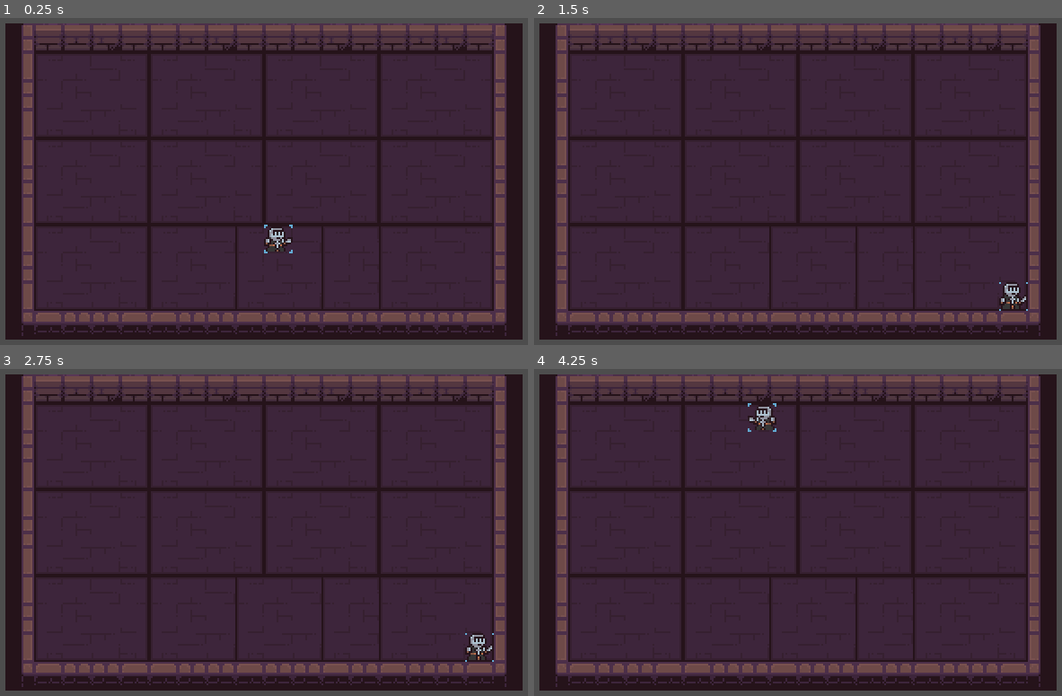
Above: before the commit, frames 1-4 (two rows, left to right).
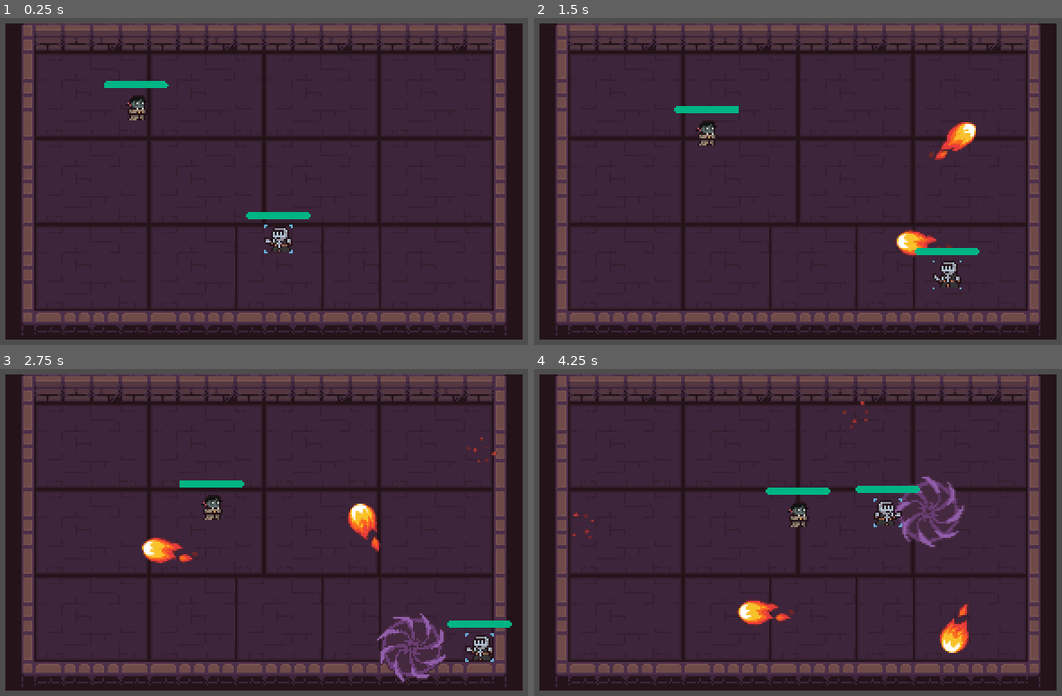
Above: after the commit, the same moments.

Repository: always-hehe-devs/top-down-game
Game: Godot game, scene res://World.tscn
The game is run twice, just before and just after one commit, with the same random seed, the same clock (stepped at 60 frames per second) and the same inputs.
Inputs (mouse positions are in pixels of both pictures, inside the frame that each line leads up to):
- Up to frame 1 (0.25 s): no input
- Up to frame 2 (1.5 s): move the mouse to (930, 155) at 0.52 s; press the mouse at (930, 155) at 0.53 s; hold Right (ui_right) 0.53-1.28 s; move the mouse to (687, 197) at 1.27 s; release the mouse at (687, 197) at 1.28 s; hold Down (ui_down) from 1.28 s (still down); click (687, 197) at 1.35 s
- Up to frame 3 (2.75 s): move the mouse to (327, 434) at 2.02 s; release Down (ui_down) at 2.03 s; press the mouse at (327, 434) at 2.03 s; hold Right (ui_right) from 2.03 s (still down)
- Up to frame 4 (4.25 s): move the mouse to (776, 614) at 2.77 s; release Right (ui_right) at 2.78 s; release the mouse at (776, 614) at 2.78 s; hold Up (ui_up) 2.78-3.53 s; click (776, 614) at 2.85 s; move the mouse to (977, 594) at 3.52 s; press the mouse at (977, 594) at 3.53 s; hold Left (ui_left) from 3.53 s (still down)

The runs differ from the first frame. In frame 1, 1.0% of the frame differs, in the area x 19-59%, y 19-72%; in frame 2, 2.1%; in frame 3, 3.1%; in frame 4, 3.4%, in the area x 7-83%, y 9-87%.

Commit message:
Added damage and spell attacks

Diff:
--- /dev/null
+++ b/FireBall.gd
@@ -0,0 +1,26 @@
+extends Projectile
+
+@onready var impact_detector := $ImpactDetector
+
+func _physics_process(delta):
+	proj_physics_process(delta)
+	if destroy and not sprite.is_playing():
+		queue_free()
+
+func proj_physics_process(delta):
+	position += direction * speed * delta
+
+func on_hit():
+	speed = 0
+	destroy = true
+	on_destroy()
+
+func init_animation():
+	sprite.play("Move")
+
+func on_destroy():
+	sprite.play("Explode")
+
+func _on_impact_detector_body_entered(body):
+	if body.name == 'TileMap':
+		on_hit()
--- /dev/null
+++ b/Fireball.tscn
@@ -0,0 +1,88 @@
+[gd_scene load_steps=16 format=3 uid="uid://bn8scmetgu8ww"]
+
+[ext_resource type="Script" path="res://FireBall.gd" id="1_gbtjb"]
+[ext_resource type="Texture2D" uid="uid://iaogdu3b224y" path="res://assets/effects/fireball/006.png" id="2_wtqwe"]
+[ext_resource type="Texture2D" uid="uid://pflpqguh6nvt" path="res://assets/effects/fireball/007.png" id="3_xmfan"]
+[ext_resource type="Texture2D" uid="uid://dulp15dw4tjui" path="res://assets/effects/fireball/008.png" id="4_tp2s8"]
+[ext_resource type="Texture2D" uid="uid://ckf5kgum641es" path="res://assets/effects/fireball/009.png" id="5_ffjip"]
+[ext_resource type="Texture2D" uid="uid://c7gq4wko424uf" path="res://assets/effects/fireball/010.png" id="6_8ob30"]
+[ext_resource type="Texture2D" uid="uid://c18gkc63784in" path="res://assets/effects/fireball/001.png" id="7_aqpk4"]
+[ext_resource type="Texture2D" uid="uid://cgs1sjv0a7wjt" path="res://assets/effects/fireball/002.png" id="8_34gem"]
+[ext_resource type="Texture2D" uid="uid://cqtwy1gn1lvqm" path="res://assets/effects/fireball/003.png" id="9_0cfmt"]
+[ext_resource type="Texture2D" uid="uid://cnf53yjxspils" path="res://assets/effects/fireball/004.png" id="10_jh72t"]
+[ext_resource type="Texture2D" uid="uid://dow8vw23tuuk" path="res://assets/effects/fireball/005.png" id="11_wb5nt"]
+[ext_resource type="Script" path="res://HitBox.gd" id="12_lxf0n"]
+
+[sub_resource type="SpriteFrames" id="SpriteFrames_yvkub"]
+animations = [{
+"frames": [{
+"duration": 1.0,
+"texture": ExtResource("2_wtqwe")
+}, {
+"duration": 1.0,
+"texture": ExtResource("3_xmfan")
+}, {
+"duration": 1.0,
+"texture": ExtResource("4_tp2s8")
+}, {
+"duration": 1.0,
+"texture": ExtResource("5_ffjip")
+}, {
+"duration": 1.0,
+"texture": ExtResource("6_8ob30")
+}],
+"loop": false,
+"name": &"Explode",
+"speed": 5.0
+}, {
+"frames": [{
+"duration": 1.0,
+"texture": ExtResource("7_aqpk4")
+}, {
+"duration": 1.0,
+"texture": ExtResource("8_34gem")
+}, {
+"duration": 1.0,
+"texture": ExtResource("9_0cfmt")
+}, {
+"duration": 1.0,
+"texture": ExtResource("10_jh72t")
+}, {
+"duration": 1.0,
+"texture": ExtResource("11_wb5nt")
+}],
+"loop": true,
+"name": &"Move",
+"speed": 8.0
+}]
+
+[sub_resource type="CircleShape2D" id="CircleShape2D_u828v"]
+radius = 14.0
+
+[sub_resource type="CircleShape2D" id="CircleShape2D_vk1ui"]
+radius = 15.0
+
+[node name="Fireball" type="Node2D"]
+scale = Vector2(0.5, 0.5)
+script = ExtResource("1_gbtjb")
+
+[node name="AnimatedSprite2D" type="AnimatedSprite2D" parent="."]
+sprite_frames = SubResource("SpriteFrames_yvkub")
+animation = &"Explode"
+
+[node name="HitBox" type="Area2D" parent="."]
+collision_layer = 2
+collision_mask = 2
+script = ExtResource("12_lxf0n")
+
+[node name="CollisionShape2D" type="CollisionShape2D" parent="HitBox"]
+position = Vector2(16, 1)
+shape = SubResource("CircleShape2D_u828v")
+
+[node name="ImpactDetector" type="Area2D" parent="."]
+
+[node name="CollisionShape2D" type="CollisionShape2D" parent="ImpactDetector"]
+position = Vector2(16, 1)
+shape = SubResource("CircleShape2D_vk1ui")
+
+[connection signal="body_entered" from="ImpactDetector" to="." method="_on_impact_detector_body_entered"]
--- /dev/null
+++ b/HitBox.gd
@@ -0,0 +1,12 @@
+extends Area2D
+class_name HitBox
+
+var damage := 10
+
+@onready var collision_shape := $CollisionShape2D
+
+func on_hit():
+	get_parent().on_hit()
+
+func set_disabled(is_disabled):
+	collision_shape.disabled = is_disabled
--- /dev/null
+++ b/HurtBox.gd
@@ -0,0 +1,13 @@
+extends Area2D
+class_name HurtBox
+
+func _init() -> void:
+	monitorable = false
+
+func _ready() -> void:
+	connect("area_entered", _on_area_entered)
+
+func _on_area_entered(hitbox: HitBox):
+	if hitbox.owner.get_parent() != owner && owner.has_method("take_damage"):
+		owner.take_damage(hitbox.damage)
+		hitbox.on_hit()
--- a/Player.gd
+++ b/Player.gd
@@ -1,21 +1,37 @@
 extends CharacterBody2D
 
-var speed = 200
+var speed = 100
+var health = 100
 @onready var animation = $AnimatedSprite2D
 
+const FireballScene: PackedScene = preload("res://Fireball.tscn")
 
 func _ready():
 	animation.play("Idle")
 
-func _physics_process(delta):
+func _physics_process(_delta):
 	var input_dir = Input.get_vector("ui_left", "ui_right", "ui_up", "ui_down")
+	var mouse_dir = get_global_mouse_position() - position;
 
-	if input_dir == Vector2(-1,0):
+	if mouse_dir.x < 0:
 		animation.scale.x = -1
-	elif input_dir == Vector2(1,0):
+	elif mouse_dir.x > 0:
 		animation.scale.x = 1
 
 	velocity = input_dir * speed
 
-	print(input_dir)
-	move_and_collide(velocity * delta)
+	move_and_slide()
+
+func _unhandled_input(event):
+	if event.is_action_pressed("left_click"):
+		shoot(FireballScene)
+
+func shoot(projectile: PackedScene) -> void:
+	var bullet = projectile.instantiate()
+	bullet.position = global_position
+	bullet.direction = global_position.direction_to(get_global_mouse_position())
+	add_child(bullet)
+
+func take_damage(damage):
+	health -= damage
+	%ProgressBar.value = health
--- a/Player.tscn
+++ b/Player.tscn
@@ -1,10 +1,11 @@
-[gd_scene load_steps=8 format=3 uid="uid://cjy2w47ir50to"]
+[gd_scene load_steps=12 format=3 uid="uid://cjy2w47ir50to"]
 
 [ext_resource type="Texture2D" uid="uid://co7081vxxxir1" path="res://assets/priest3_v2_1.png" id="1_0hl3o"]
 [ext_resource type="Script" path="res://Player.gd" id="1_p347t"]
 [ext_resource type="Texture2D" uid="uid://cw3l6ba6v1vcx" path="res://assets/priest3_v2_2.png" id="2_oojnd"]
 [ext_resource type="Texture2D" uid="uid://dmvedv001t772" path="res://assets/priest3_v2_3.png" id="3_yw8el"]
 [ext_resource type="Texture2D" uid="uid://1w4o5bdbla74" path="res://assets/priest3_v2_4.png" id="4_7n63h"]
+[ext_resource type="Script" path="res://HurtBox.gd" id="6_2vibx"]
 
 [sub_resource type="RectangleShape2D" id="RectangleShape2D_yhpqa"]
 size = Vector2(16, 16)
@@ -29,13 +30,55 @@
 "speed": 5.0
 }]
 
+[sub_resource type="StyleBoxFlat" id="StyleBoxFlat_t8mrn"]
+bg_color = Color(0, 0, 0, 1)
+corner_radius_top_left = 2
+corner_radius_top_right = 2
+corner_radius_bottom_right = 2
+corner_radius_bottom_left = 2
+anti_aliasing = false
+
+[sub_resource type="StyleBoxFlat" id="StyleBoxFlat_3qm06"]
+bg_color = Color(0, 0.705882, 0.513726, 1)
+corner_radius_top_left = 2
+corner_radius_top_right = 2
+corner_radius_bottom_right = 2
+corner_radius_bottom_left = 2
+anti_aliasing = false
+
+[sub_resource type="RectangleShape2D" id="RectangleShape2D_e2bn2"]
+size = Vector2(16, 16)
+
 [node name="Player" type="CharacterBody2D"]
+z_index = 1
 script = ExtResource("1_p347t")
 
 [node name="CollisionShape2D" type="CollisionShape2D" parent="."]
 shape = SubResource("RectangleShape2D_yhpqa")
 
 [node name="AnimatedSprite2D" type="AnimatedSprite2D" parent="."]
+z_index = 1
+texture_filter = 1
 sprite_frames = SubResource("SpriteFrames_32wwg")
 animation = &"Idle"
-frame_progress = 0.383293
+frame_progress = 0.114606
+
+[node name="ProgressBar" type="ProgressBar" parent="."]
+unique_name_in_owner = true
+offset_left = -18.0
+offset_top = -15.0
+offset_right = 18.0
+offset_bottom = -11.0
+theme_override_styles/background = SubResource("StyleBoxFlat_t8mrn")
+theme_override_styles/fill = SubResource("StyleBoxFlat_3qm06")
+value = 100.0
+show_percentage = false
+
+[node name="HurtBox" type="Area2D" parent="."]
+collision_layer = 2
+collision_mask = 2
+script = ExtResource("6_2vibx")
+
+[node name="CollisionShape2D" type="CollisionShape2D" parent="HurtBox"]
+shape = SubResource("RectangleShape2D_e2bn2")
+debug_color = Color(0.309804, 0.494118, 1, 0.419608)
--- /dev/null
+++ b/Portal.gd
@@ -0,0 +1,15 @@
+extends Projectile
+
+func _ready():
+	super()
+	hitbox.set_disabled(true)
+
+func init_animation():
+	sprite.play("Spin")
+
+func _on_animated_sprite_2d_animation_finished():
+	if sprite.animation != "Explode":
+		hitbox.set_disabled(false)
+		sprite.play("Explode")
+	else:
+		queue_free()
--- /dev/null
+++ b/Portal.tscn
@@ -0,0 +1,71 @@
+[gd_scene load_steps=14 format=3 uid="uid://be3fcquh3jpc4"]
+
+[ext_resource type="Script" path="res://Portal.gd" id="1_plpt7"]
+[ext_resource type="Texture2D" uid="uid://sij5is0najwc" path="res://assets/effects/portal/010.png" id="2_qm5le"]
+[ext_resource type="Texture2D" uid="uid://dqdrvj0rmkbll" path="res://assets/effects/portal/009.png" id="3_1mjwo"]
+[ext_resource type="Texture2D" uid="uid://bkcw2cbvgd1io" path="res://assets/effects/portal/008.png" id="4_d5sh1"]
+[ext_resource type="Texture2D" uid="uid://d2hfp33rd7uer" path="res://assets/effects/portal/007.png" id="5_qb6hw"]
+[ext_resource type="Texture2D" uid="uid://rlvjf46l15au" path="res://assets/effects/portal/001.png" id="6_jajy5"]
+[ext_resource type="Texture2D" uid="uid://cyxkeu1sgcaji" path="res://assets/effects/portal/002.png" id="7_kxkt8"]
+[ext_resource type="Texture2D" uid="uid://bjpwnk8mtnikw" path="res://assets/effects/portal/003.png" id="8_g7s33"]
+[ext_resource type="Texture2D" uid="uid://co0c2phh6xa6x" path="res://assets/effects/portal/004.png" id="9_y8rpg"]
+[ext_resource type="Texture2D" uid="uid://c1uab85m7a0ch" path="res://assets/effects/portal/005.png" id="10_o2nae"]
+[ext_resource type="Script" path="res://HitBox.gd" id="11_ryx6n"]
+
+[sub_resource type="SpriteFrames" id="SpriteFrames_h6o70"]
+animations = [{
+"frames": [{
+"duration": 1.0,
+"texture": ExtResource("2_qm5le")
+}, {
+"duration": 1.0,
+"texture": ExtResource("3_1mjwo")
+}, {
+"duration": 1.0,
+"texture": ExtResource("4_d5sh1")
+}, {
+"duration": 1.0,
+"texture": ExtResource("5_qb6hw")
+}],
+"loop": false,
+"name": &"Explode",
+"speed": 5.0
+}, {
+"frames": [{
+"duration": 1.0,
+"texture": ExtResource("6_jajy5")
+}, {
+"duration": 1.0,
+"texture": ExtResource("7_kxkt8")
+}, {
+"duration": 1.0,
+"texture": ExtResource("8_g7s33")
+}, {
+"duration": 1.0,
+"texture": ExtResource("9_y8rpg")
+}, {
+"duration": 1.0,
+"texture": ExtResource("10_o2nae")
+}],
+"loop": false,
+"name": &"Spin",
+"speed": 5.0
+}]
+
+[sub_resource type="CircleShape2D" id="CircleShape2D_v1wey"]
+radius = 20.025
+
+[node name="Portal" type="Node2D"]
+script = ExtResource("1_plpt7")
+
+[node name="AnimatedSprite2D" type="AnimatedSprite2D" parent="."]
+sprite_frames = SubResource("SpriteFrames_h6o70")
+animation = &"Explode"
+
+[node name="HitBox" type="Area2D" parent="."]
+script = ExtResource("11_ryx6n")
+
+[node name="CollisionShape2D" type="CollisionShape2D" parent="HitBox"]
+shape = SubResource("CircleShape2D_v1wey")
+
+[connection signal="animation_finished" from="AnimatedSprite2D" to="." method="_on_animated_sprite_2d_animation_finished"]
--- /dev/null
+++ b/Projectile.gd
@@ -0,0 +1,33 @@
+extends Node2D
+class_name Projectile
+
+var direction := Vector2.ZERO
+var speed = 100
+@onready var hitbox := $HitBox
+@onready var sprite := $AnimatedSprite2D
+
+var destroy = false
+
+func _ready():
+	top_level = true
+	look_at(position + direction)
+	init_animation()
+
+func _physics_process(delta):
+	proj_physics_process(delta)
+	if destroy and not sprite.is_playing():
+		queue_free()
+
+func proj_physics_process(_delta):
+	pass
+
+func on_hit():
+	speed = 0
+	destroy = true
+	on_destroy()
+
+func init_animation():
+	pass
+
+func on_destroy():
+	pass
--- /dev/null
+++ b/VampireMob.gd
@@ -0,0 +1,35 @@
+extends CharacterBody2D
+
+var speed = 20
+
+@onready var player = $"../Player"
+@onready var animation = $AnimatedSprite2D
+const PortalScene: PackedScene = preload("res://Portal.tscn")
+
+var health = 100
+
+func _physics_process(_delta):
+	var dir_to_target = position.direction_to(player.global_position)
+
+	if dir_to_target.x < 0:
+		animation.scale.x = -1
+	elif dir_to_target.x > 0:
+		animation.scale.x = 1
+	velocity = position.direction_to(player.global_position) * speed
+
+	if position.distance_to(player.global_position) > 23:
+		move_and_slide()
+
+func take_damage(damage):
+	health -= damage
+	%ProgressBar.value = health
+	if health <= 0:
+		queue_free()
+
+func throw_spell():
+	var spell = PortalScene.instantiate()
+	spell.position = player.position
+	add_child(spell)
+
+func _on_timer_timeout():
+	throw_spell()
--- /dev/null
+++ b/VampireMob.tscn
@@ -0,0 +1,89 @@
+[gd_scene load_steps=12 format=3 uid="uid://dgwy0vfbmao7a"]
+
+[ext_resource type="Script" path="res://VampireMob.gd" id="1_s5lm6"]
+[ext_resource type="Texture2D" uid="uid://n6843ugy36mg" path="res://assets/vampire_v2_1.png" id="2_hi1fs"]
+[ext_resource type="Texture2D" uid="uid://b2apoqa08dnyd" path="res://assets/vampire_v2_2.png" id="3_j2p3j"]
+[ext_resource type="Texture2D" uid="uid://kae74idmprek" path="res://assets/vampire_v2_3.png" id="4_5l3nb"]
+[ext_resource type="Texture2D" uid="uid://c7ywbk2licci1" path="res://assets/vampire_v2_4.png" id="5_1llda"]
+[ext_resource type="Script" path="res://HurtBox.gd" id="6_fqymn"]
+
+[sub_resource type="RectangleShape2D" id="RectangleShape2D_dfwo7"]
+size = Vector2(16, 16)
+
+[sub_resource type="SpriteFrames" id="SpriteFrames_nqc62"]
+animations = [{
+"frames": [{
+"duration": 1.0,
+"texture": ExtResource("2_hi1fs")
+}, {
+"duration": 1.0,
+"texture": ExtResource("3_j2p3j")
+}, {
+"duration": 1.0,
+"texture": ExtResource("4_5l3nb")
+}, {
+"duration": 1.0,
+"texture": ExtResource("5_1llda")
+}],
+"loop": true,
+"name": &"Idle",
+"speed": 5.0
+}]
+
+[sub_resource type="RectangleShape2D" id="RectangleShape2D_ijewr"]
+size = Vector2(16, 16)
+
+[sub_resource type="StyleBoxFlat" id="StyleBoxFlat_ph2sq"]
+bg_color = Color(0, 0, 0, 1)
+corner_radius_top_left = 2
+corner_radius_top_right = 2
+corner_radius_bottom_right = 2
+corner_radius_bottom_left = 2
+anti_aliasing = false
+
+[sub_resource type="StyleBoxFlat" id="StyleBoxFlat_u132j"]
+bg_color = Color(0, 0.705882, 0.513726, 1)
+corner_radius_top_left = 2
+corner_radius_top_right = 2
+corner_radius_bottom_right = 2
+corner_radius_bottom_left = 2
+anti_aliasing = false
+
+[node name="VampireMob" type="CharacterBody2D"]
+z_index = 1
+script = ExtResource("1_s5lm6")
+
+[node name="CollisionShape2D" type="CollisionShape2D" parent="."]
+shape = SubResource("RectangleShape2D_dfwo7")
+
+[node name="AnimatedSprite2D" type="AnimatedSprite2D" parent="."]
+texture_filter = 1
+sprite_frames = SubResource("SpriteFrames_nqc62")
+animation = &"Idle"
+frame_progress = 0.660208
+
+[node name="HurtBox" type="Area2D" parent="."]
+collision_layer = 2
+collision_mask = 2
+script = ExtResource("6_fqymn")
+
+[node name="CollisionShape2D" type="CollisionShape2D" parent="HurtBox"]
+shape = SubResource("RectangleShape2D_ijewr")
+debug_color = Color(0.956863, 0, 0.529412, 0.419608)
+
+[node name="ProgressBar" type="ProgressBar" parent="."]
+unique_name_in_owner = true
+offset_left = -18.0
+offset_top = -15.0
+offset_right = 18.0
+offset_bottom = -11.0
+theme_override_styles/background = SubResource("StyleBoxFlat_ph2sq")
+theme_override_styles/fill = SubResource("StyleBoxFlat_u132j")
+value = 100.0
+show_percentage = false
+
+[node name="Timer" type="Timer" parent="."]
+wait_time = 2.0
+autostart = true
+
+[connection signal="timeout" from="Timer" to="." method="_on_timer_timeout"]
--- a/World.tscn
+++ b/World.tscn
@@ -1,7 +1,8 @@
-[gd_scene load_steps=5 format=3 uid="uid://ciriowljkojjw"]
+[gd_scene load_steps=6 format=3 uid="uid://ciriowljkojjw"]
 
 [ext_resource type="Texture2D" uid="uid://dshq3ahsb25s1" path="res://assets/Dungeon_Tileset.png" id="1_6r7do"]
 [ext_resource type="PackedScene" uid="uid://cjy2w47ir50to" path="res://Player.tscn" id="2_xeefm"]
+[ext_resource type="PackedScene" uid="uid://dgwy0vfbmao7a" path="res://VampireMob.tscn" id="3_ev4mk"]
 
 [sub_resource type="TileSetAtlasSource" id="TileSetAtlasSource_aqnhq"]
 texture = ExtResource("1_6r7do")
@@ -344,3 +345,6 @@
 
 [node name="Player" parent="." instance=ExtResource("2_xeefm")]
 position = Vector2(165, 154)
+
+[node name="VampireMob" parent="." instance=ExtResource("3_ev4mk")]
+position = Vector2(82, 78)
--- a/project.godot
+++ b/project.godot
@@ -23,6 +23,50 @@
 window/size/window_height_override=768
 window/stretch/mode="viewport"
 
+[input]
+
+ui_left={
+"deadzone": 0.5,
+"events": [Object(InputEventKey,"resource_local_to_scene":false,"resource_name":"","device":0,"window_id":0,"alt_pressed":false,"shift_pressed":false,"ctrl_pressed":false,"meta_pressed":false,"pressed":false,"keycode":4194319,"physical_keycode":0,"key_label":0,"unicode":0,"echo":false,"script":null)
+, Object(InputEventJoypadButton,"resource_local_to_scene":false,"resource_name":"","device":0,"button_index":13,"pressure":0.0,"pressed":false,"script":null)
+, Object(InputEventJoypadMotion,"resource_local_to_scene":false,"resource_name":"","device":0,"axis":0,"axis_value":-1.0,"script":null)
+, Object(InputEventKey,"resource_local_to_scene":false,"resource_name":"","device":-1,"window_id":0,"alt_pressed":false,"shift_pressed":false,"ctrl_pressed":false,"meta_pressed":false,"pressed":false,"keycode":0,"physical_keycode":65,"key_label":0,"unicode":97,"echo":false,"script":null)
+]
+}
+ui_right={
+"deadzone": 0.5,
+"events": [Object(InputEventKey,"resource_local_to_scene":false,"resource_name":"","device":0,"window_id":0,"alt_pressed":false,"shift_pressed":false,"ctrl_pressed":false,"meta_pressed":false,"pressed":false,"keycode":4194321,"physical_keycode":0,"key_label":0,"unicode":0,"echo":false,"script":null)
+, Object(InputEventJoypadButton,"resource_local_to_scene":false,"resource_name":"","device":0,"button_index":14,"pressure":0.0,"pressed":false,"script":null)
+, Object(InputEventJoypadMotion,"resource_local_to_scene":false,"resource_name":"","device":0,"axis":0,"axis_value":1.0,"script":null)
+, Object(InputEventKey,"resource_local_to_scene":false,"resource_name":"","device":-1,"window_id":0,"alt_pressed":false,"shift_pressed":false,"ctrl_pressed":false,"meta_pressed":false,"pressed":false,"keycode":0,"physical_keycode":68,"key_label":0,"unicode":100,"echo":false,"script":null)
+]
+}
+ui_up={
+"deadzone": 0.5,
+"events": [Object(InputEventKey,"resource_local_to_scene":false,"resource_name":"","device":0,"window_id":0,"alt_pressed":false,"shift_pressed":false,"ctrl_pressed":false,"meta_pressed":false,"pressed":false,"keycode":4194320,"physical_keycode":0,"key_label":0,"unicode":0,"echo":false,"script":null)
+, Object(InputEventJoypadButton,"resource_local_to_scene":false,"resource_name":"","device":0,"button_index":11,"pressure":0.0,"pressed":false,"script":null)
+, Object(InputEventJoypadMotion,"resource_local_to_scene":false,"resource_name":"","device":0,"axis":1,"axis_value":-1.0,"script":null)
+, Object(InputEventKey,"resource_local_to_scene":false,"resource_name":"","device":-1,"window_id":0,"alt_pressed":false,"shift_pressed":false,"ctrl_pressed":false,"meta_pressed":false,"pressed":false,"keycode":0,"physical_keycode":87,"key_label":0,"unicode":119,"echo":false,"script":null)
+]
+}
+ui_down={
+"deadzone": 0.5,
+"events": [Object(InputEventKey,"resource_local_to_scene":false,"resource_name":"","device":0,"window_id":0,"alt_pressed":false,"shift_pressed":false,"ctrl_pressed":false,"meta_pressed":false,"pressed":false,"keycode":4194322,"physical_keycode":0,"key_label":0,"unicode":0,"echo":false,"script":null)
+, Object(InputEventJoypadButton,"resource_local_to_scene":false,"resource_name":"","device":0,"button_index":12,"pressure":0.0,"pressed":false,"script":null)
+, Object(InputEventJoypadMotion,"resource_local_to_scene":false,"resource_name":"","device":0,"axis":1,"axis_value":1.0,"script":null)
+, Object(InputEventKey,"resource_local_to_scene":false,"resource_name":"","device":-1,"window_id":0,"alt_pressed":false,"shift_pressed":false,"ctrl_pressed":false,"meta_pressed":false,"pressed":false,"keycode":0,"physical_keycode":83,"key_label":0,"unicode":115,"echo":false,"script":null)
+]
+}
+left_click={
+"deadzone": 0.5,
+"events": [Object(InputEventMouseButton,"resource_local_to_scene":false,"resource_name":"","device":-1,"window_id":0,"alt_pressed":false,"shift_pressed":false,"ctrl_pressed":false,"meta_pressed":false,"button_mask":1,"position":Vector2(135, 17),"global_position":Vector2(139, 58),"factor":1.0,"button_index":1,"canceled":false,"pressed":true,"double_click":false,"script":null)
+]
+}
+
+[layer_names]
+
+2d_physics/layer_2="Hurt_HitBoxes"
+
 [rendering]
 
 renderer/rendering_method="mobile"
Binary file added: assets/effects/fireball/001.png
Not shown, added: assets/effects/fireball/001.png.import
Binary file added: assets/effects/fireball/002.png
Not shown, added: assets/effects/fireball/002.png.import
Binary file added: assets/effects/fireball/003.png
Not shown, added: assets/effects/fireball/003.png.import
Binary file added: assets/effects/fireball/004.png
Not shown, added: assets/effects/fireball/004.png.import
Binary file added: assets/effects/fireball/005.png
Not shown, added: assets/effects/fireball/005.png.import
Binary file added: assets/effects/fireball/006.png
Not shown, added: assets/effects/fireball/006.png.import
(and 36 more such lines)
